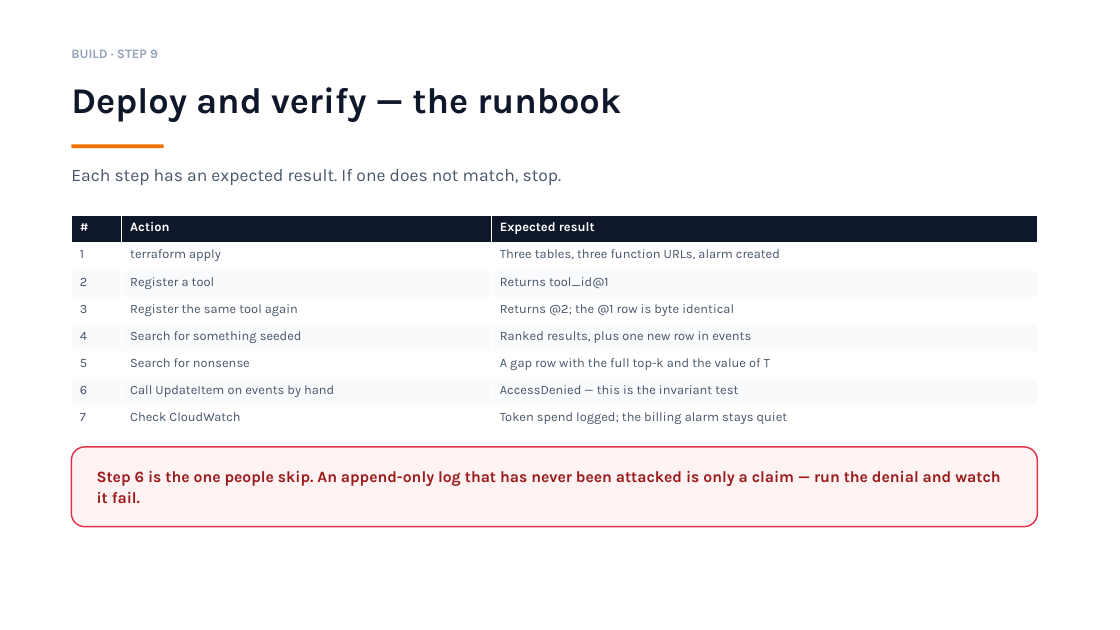
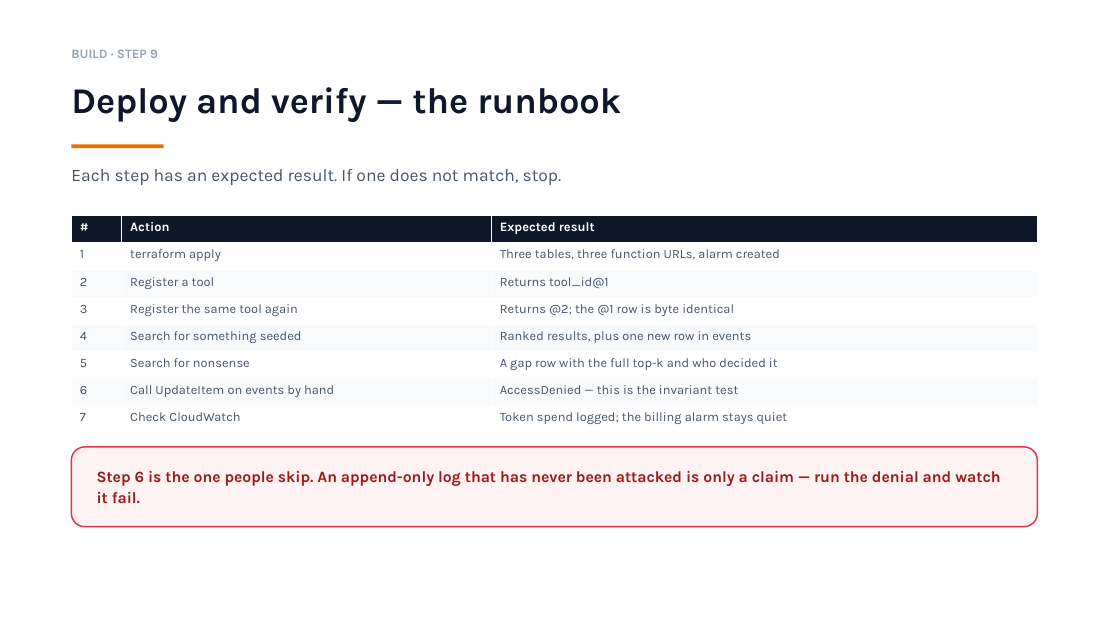
Before and after one commit to Endlessandothers/Endlessproject, a slide deck: slide 24 of docs/plans/endless-phase-0-v3.pptx. Drawn at 1120x630 pixels with LibreOffice and Linux fonts; fonts in the diff are those of the drawing. Boxes give left, top, right and bottom in pixels: in the first picture for what was removed or moved away, otherwise in the second. Text is boxed around its words. In the diff, an @@ line names an element or a change of style, - is before the commit and + after.

```diff
--- a/docs/plans/endless-phase-0-v3.pptx
+++ b/docs/plans/endless-phase-0-v3.pptx
@@ table at bbox=[71, 216, 1038, 433] @@
-row 6, column 3: A gap row with the full top-k and the value of T
+row 6, column 3: A gap row with the full top-k and who decided it
```
Also in this commit, not shown: 1 other slide changed, 8 slides added.
